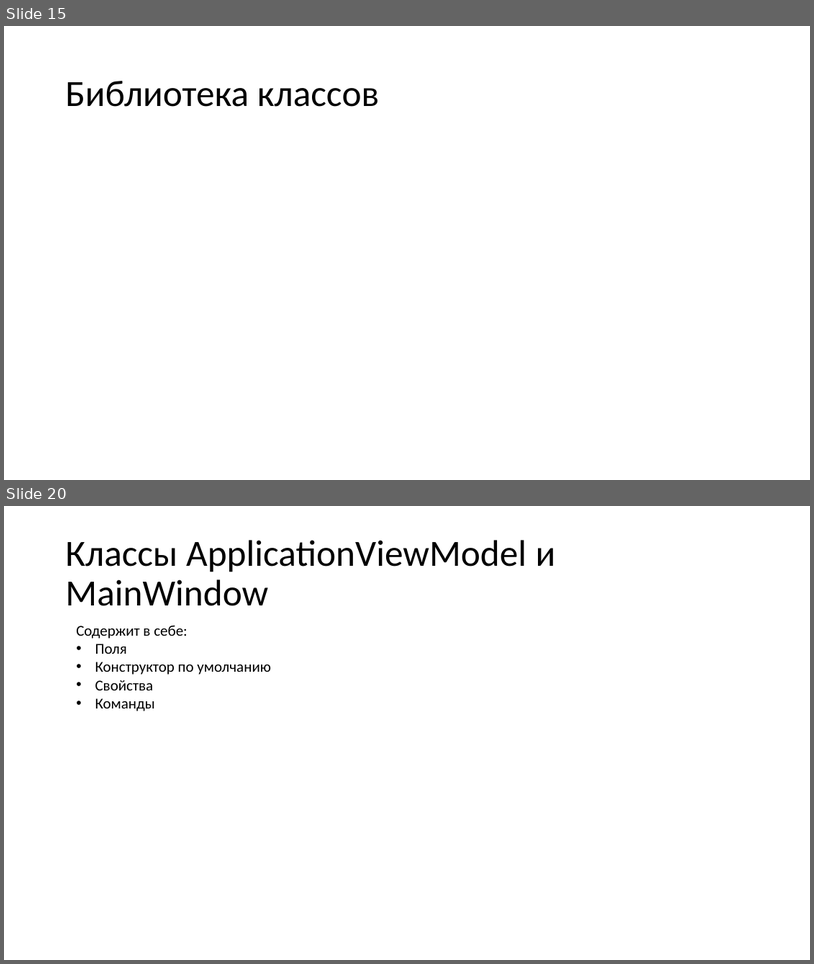
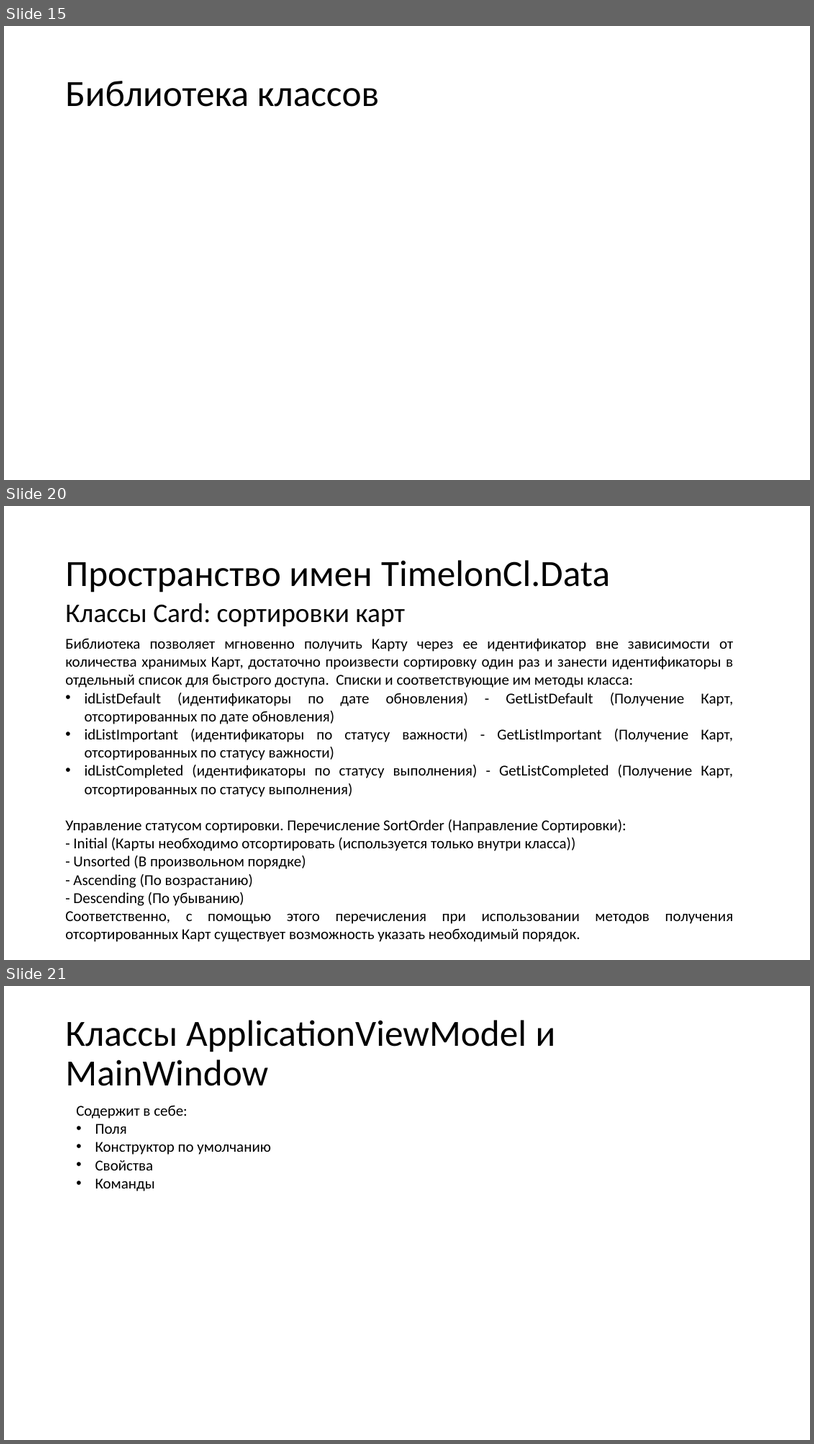
Before and after one commit to N0tilT/Timelon, a slide deck: docs/Timelon.pptx. Shown one above the other, each under a label of ours: slides 15 and 20 before the commit, slides 15, 20 and 21 after it; the slides between them are not shown. The pictures are 814x964 and 814x1444 pixels, drawn with LibreOffice and Linux fonts; fonts in the diff are those of the drawing. Boxes give left, top, right and bottom in pixels: in the first picture for what was removed or moved away, otherwise in the second. Text is boxed around its words. In the diff, an @@ line names an element or a change of style, - is before the commit and + after.

```diff
--- a/docs/Timelon.pptx
+++ b/docs/Timelon.pptx
@@ slide 20 added at (x1=4, y1=506, x2=810, y2=960), background #FFFFFF @@
@@ title added at (x1=65, y1=560, x2=610, y2=592), 44 pt, text #000000 @@
+Пространство имен TimelonCl.Data
@@ text added at (x1=65, y1=603, x2=405, y2=626), 32 pt, text #000000 @@
+Классы Card: сортировки карт
@@ text added at (x1=65, y1=638, x2=733, y2=942), 18 pt, text #000000 @@
+Библиотека позволяет мгновенно получить Карту через ее идентификатор вне зависимости от количества хранимых Карт, достаточно произвести сортировку один раз и занести идентификаторы в отдельный список для быстрого доступа. Списки и соответствующие им методы класса:
+• idListDefault (идентификаторы по дате обновления) - GetListDefault (Получение Карт, отсортированных по дате обновления)
+• idListImportant (идентификаторы по статусу важности) - GetListImportant (Получение Карт, отсортированных по статусу важности)
+• idListCompleted (идентификаторы по статусу выполнения) - GetListCompleted (Получение Карт, отсортированных по статусу выполнения)
+Управление статусом сортировки. Перечисление SortOrder (Направление Сортировки):
+- Initial (Карты необходимо отсортировать (используется только внутри класса))
+- Unsorted (В произвольном порядке)
+- Ascending (По возрастанию)
+- Descending (По убыванию)
+Соответственно, с помощью этого перечисления при использовании методов получения отсортированных Карт существует возможность указать необходимый порядок.
@@ what was slide 20 is now slide 21 @@
```
Also in this commit, not shown: 5 slides changed.
